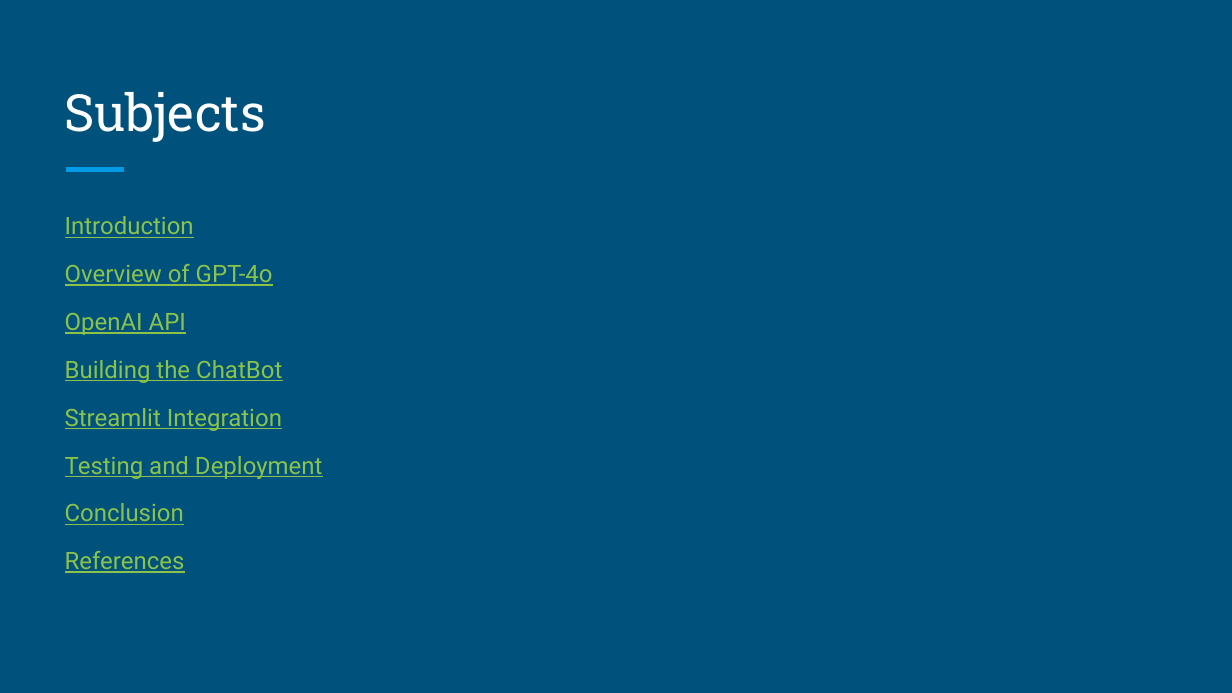
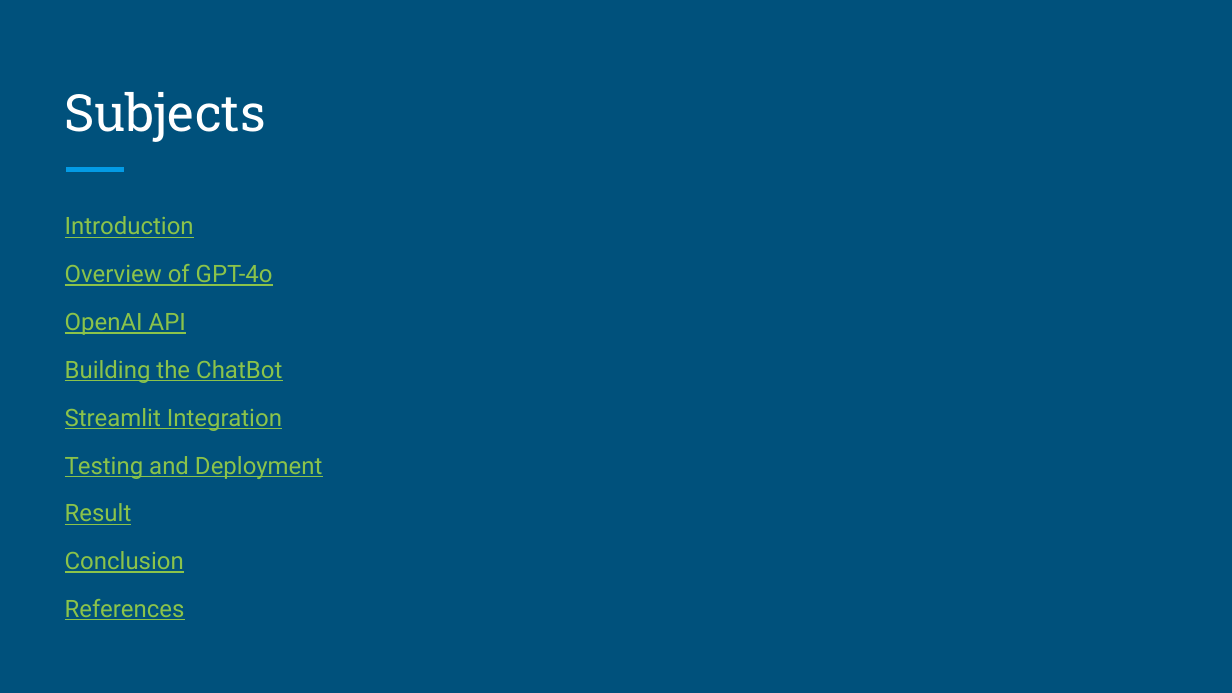
Before and after one commit to JTasnim/Chatbot_Implementation_with_GPT-4o_Mini_-_Streamlit, a slide deck: slide 2 of assets/Mini_Chatbot_Streamlit.pptx. Drawn at 1232x693 pixels with LibreOffice and Linux fonts; fonts in the diff are those of the drawing. Boxes give left, top, right and bottom in pixels: in the first picture for what was removed or moved away, otherwise in the second. Text is boxed around its words. In the diff, an @@ line names an element or a change of style, - is before the commit and + after.

```diff
--- a/assets/Mini_Chatbot_Streamlit.pptx
+++ b/assets/Mini_Chatbot_Streamlit.pptx
@@ text at (65,503,132,525): paragraph added @@
+Result
```
Also in this commit, not shown: 1 slide added.
